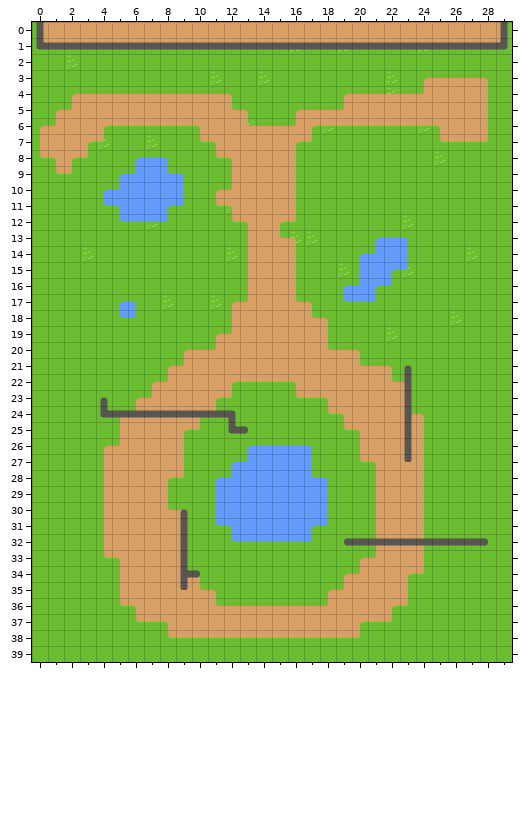
Tiled map, stored at data/spritesheets/Outside.tmx. Above, as it was before the edit.
Cells are 32x32 px. Shown: x 0..29, y 0..39.
New version:
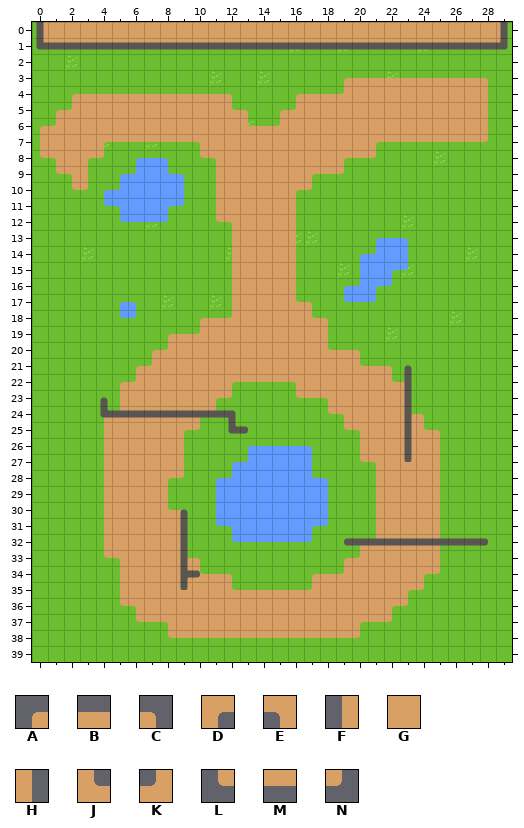
Key: from "walls3-export": A 39, B 40, C 41, D 42, E 43, F 50, G 51, H 52, J 53, K 54, L 61, M 62, N 63.
_ is an empty cell.
Changes in this commit:
Layer "Path":
The author put tile A in row 3 at x 19; in row 4 at x 16; in row 5 at x 15; in row 18 at x 10; in row 19 at x 8; in row 20 at x 7.
The author put tile A in row 21 at x 6; in row 22 at x 5; in row 24 at x 4; in row 32 at x 20; in row 33 at x 19; in row 34 at x 17.
Tile A becomes tile B in row 3 at x 24.
The author put tile B in row 3 at x 20 to 23; in row 4 at x 17 to 18; in row 18 at x 11; in row 19 at x 9; in row 34 at x 11 and 18; in row 35 at x 13 to 16.
The author put tile C in row 25 at x 25; in row 33 at x 10; in row 34 at x 12.
Tile H becomes tile D in row 10 at x 16; in row 35 at x 23.
Tile N becomes tile D in row 7 at x 4; in row 8 at x 3; in row 34 at x 24.
The author put tile D in row 7 at x 21; in row 8 at x 19; in row 9 at x 17.
Tile L becomes tile E in row 7 at x 10; in row 8 at x 11; in row 12 at x 12.
Tile N becomes tile E in row 9 at x 2.
Tile A becomes tile F in row 10 at x 11; in row 17 at x 12; in row 26 at x 4.
Tile L becomes tile F in row 11 at x 11.
The author put tile F in row 9 at x 11; in rows 13 to 16 at x 12; in row 23 at x 5; in row 25 at x 4.
Tile A becomes tile G in row 19 at x 11; in row 20 at x 9; in row 21 at x 8; in row 22 at x 7; in row 23 at x 6; in row 35 at x 18.
Tile B becomes tile G in row 4 at x 20 to 23; in row 5 at x 17 to 18; in row 20 at x 10; in row 36 at x 12 to 17.
Tile C becomes tile G in row 35 at x 11.
Tile D becomes tile G in row 6 at x 4 and 17; in row 7 at x 3 and 16; in row 8 at x 2; in row 12 at x 15; in row 34 at x 23.
Tile E becomes tile G in row 6 at x 10 and 25; in row 7 at x 11; in row 8 at x 12; in row 11 at x 12; in row 12 at x 13.
Tile F becomes tile G in row 9 at x 12; in rows 13 to 16 at x 13; in row 25 at x 5.
Tile H becomes tile G in rows 8 to 9 at x 16; in rows 26 to 33 at x 24.
Tile J becomes tile G in row 13 at x 15; in row 34 at x 9; in row 35 at x 10; in row 36 at x 11.
Tile K becomes tile G in row 4 at x 24; in row 5 at x 19; in row 6 at x 16; in row 10 at x 12; in row 17 at x 13; in row 19 at x 12.
Tile K becomes tile G in row 20 at x 11; in row 21 at x 9; in row 22 at x 8; in row 23 at x 7; in row 24 at x 6; in row 26 at x 5.
Tile K becomes tile G in row 33 at x 21; in row 34 at x 20; in row 35 at x 19; in row 36 at x 18.
Tile M becomes tile G in row 6 at x 5 to 9 and 18 to 24.
Tile N becomes tile G in row 7 at x 17.
The author put tile G in row 7 at x 18 to 20; in row 8 at x 17 to 18.
Tile C becomes tile H in row 13 at x 16.
Tile N becomes tile H in row 12 at x 16.
The author put tile H in row 9 at x 3; in rows 26 to 33 at x 25.
Tile C becomes tile J in row 34 at x 10.
Tile H becomes tile J in row 25 at x 24; in row 33 at x 9.
The author put tile J in row 35 at x 12.
Tile A becomes tile K in row 4 at x 19; in row 5 at x 16; in row 24 at x 5; in row 33 at x 20; in row 34 at x 19.
Tile B becomes tile K in row 6 at x 15.
Tile F becomes tile K in row 18 at x 12; in row 32 at x 21.
The author put tile K in row 19 at x 10; in row 20 at x 8; in row 21 at x 7; in row 22 at x 6; in row 35 at x 17.
The author put tile L in row 8 at x 10; in row 10 at x 2; in row 12 at x 11.
Tile L becomes tile M in row 7 at x 25.
The author put tile M in row 7 at x 5 to 9 and 22 to 24; in row 8 at x 20; in row 9 at x 18.
The author put tile N in row 8 at x 4 and 21; in row 9 at x 19; in row 10 at x 3 and 17; in row 34 at x 25; in row 35 at x 24.
Changed places in both pictures, as pixel boxes (x1, y1, x2, y2):
changed: (278, 78, 442, 192)
changed: (70, 126, 248, 448)
changed: (280, 220, 296, 240)
changed: (408, 428, 440, 592)
changed: (187, 545, 376, 606)
